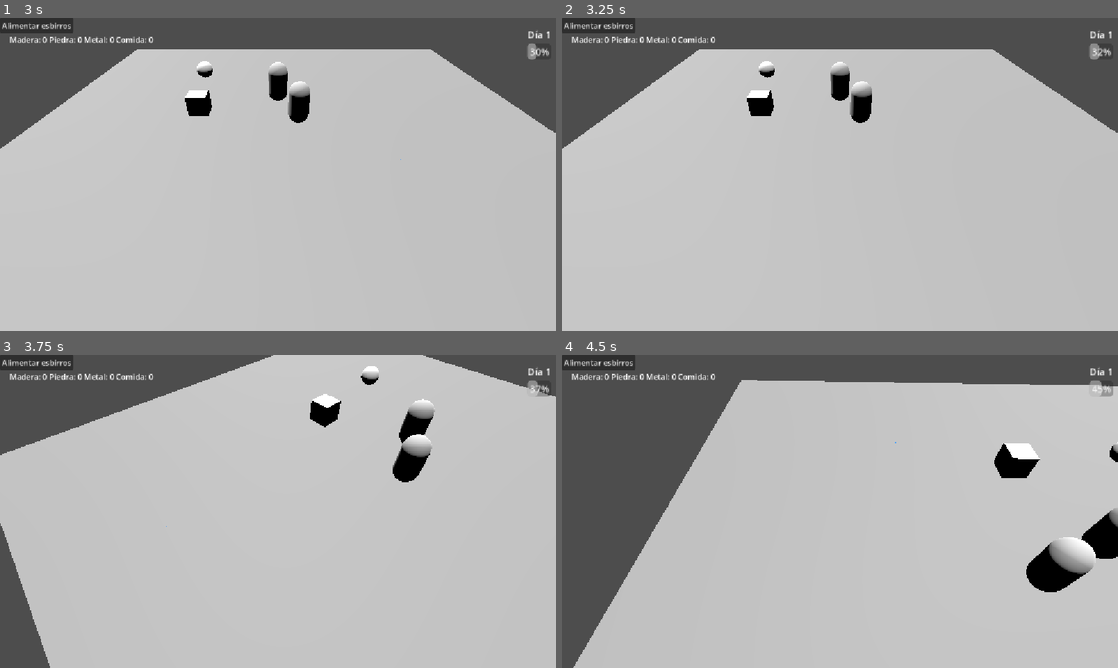
Above: before the commit, frames 1-4 (two rows, left to right).
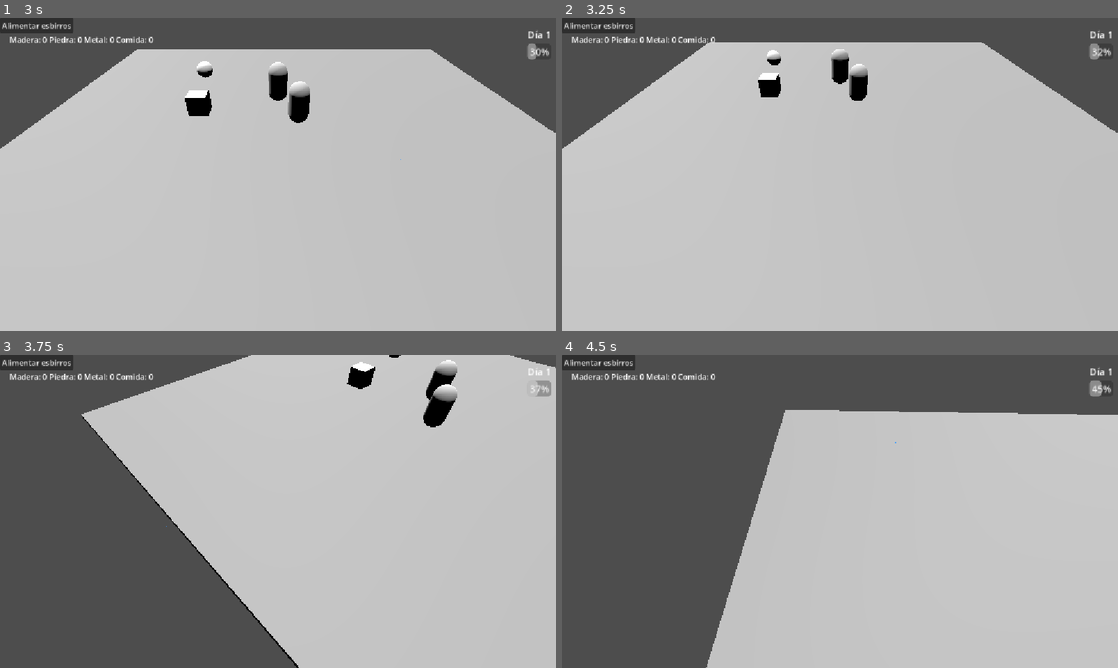
Above: after the commit, the same moments.

Repository: GonzaloDP/Proto-team-2
Game: Godot game, scene res://Escenas/Level.tscn
Two runs of this game, one before a commit and one after it. Both use one fixed random seed, a clock stepped at 60 frames per second and the inputs below.
Inputs (mouse positions are in pixels of both pictures, inside the frame that each line leads up to):
- Up to frame 1 (3 s): click "Alimentar esbirros" at 0.5 s; click "Alimentar esbirros" at 1.25 s; click "Alimentar esbirros" at 2 s; tap Enter at 2.75 s; move the mouse to (400, 158) at 2.77 s; hold Middle mouse button (rotar) from 2.78 s (still down); click (400, 158) at 2.92 s
- Up to frame 2 (3.25 s): keep holding Middle mouse button (rotar); tap S (CamAbajo, bound only after the commit) at 3.05 s
- Up to frame 3 (3.75 s): tap Space at 3.5 s; move the mouse to (166, 527) at 3.52 s; release Middle mouse button (rotar) at 3.53 s; tap S (CamAbajo, bound only after the commit) at 3.6 s; click (166, 527) at 3.67 s
- Up to frame 4 (4.5 s): tap W (CamArriba, bound only after the commit) at 3.8, 4.35 s; move the mouse to (895, 442) at 4.27 s; click (895, 442) at 4.42 s

Frame 1 is identical in both runs. In frame 2, 2.9% of the frame differs, in the area x 24-78%, y 7-34%; in frame 3, 29%, in the area x 0-100%, y 0-100%; in frame 4, 24%.

Commit message:
fix camara

Diff:
--- a/proto-team-2/Scripts/camera_rts.gd
+++ b/proto-team-2/Scripts/camera_rts.gd
@@ -4,6 +4,7 @@
 @onready var zoom_pivot = $CameraRotationX/CameraZoomPivot
 @onready var camara = $CameraRotationX/CameraZoomPivot/Camera3D2
 
+var move_speed = 0.6
 var move_target : Vector3
 var edge_size = 5.0
 var scroll_speed = 20
@@ -22,15 +23,24 @@
 
 
 func _ready() -> void:
+	Input.set_mouse_mode(Input.MOUSE_MODE_CONFINED)
 	move_target = position
 	zoom_target = camara.position.z
 	rotate_target = rotation_degrees.y
 func _process(delta: float) -> void:
+	if Input.is_action_pressed("rotar"):
+		Input.set_mouse_mode(Input.MOUSE_MODE_CAPTURED)
+	if Input.is_action_just_released("rotar"):
+		Input.set_mouse_mode(Input.MOUSE_MODE_CONFINED)
+
+	var input_direction = Input.get_vector("CamIzq","CamDer","CamArriba","CamAbajo")
+	var move_direction = (transform.basis * Vector3(input_direction.x, 0, input_direction.y)).normalized()
 	var mouse_pos = get_viewport().get_mouse_position()
 	var viewport_size = get_viewport().get_visible_rect().size
 	var zoom_dir = (int(Input.is_action_just_released("camara_zoom_out")) -
 					int(Input.is_action_just_released("camara_zoom_in")))
 
+	move_target += move_speed * move_direction
 	#edge scroll
 	var scroll_direction = Vector3.ZERO
 	if mouse_pos.x < edge_size:
--- a/proto-team-2/project.godot
+++ b/proto-team-2/project.godot
@@ -50,7 +50,27 @@
 rotar={
 "deadzone": 0.2,
 "events": [Object(InputEventMouseButton,"resource_local_to_scene":false,"resource_name":"","device":-1,"window_id":0,"a …(253 unchanged characters)…
-, Object(InputEventMouseButton,"resource_local_to_scene":fal …(192 unchanged characters)… ctor2(0, 0),"factor":1.0,"button_index":1,"canceled":false,"pressed":false,"double_click":false,"script":null)
+, Object(InputEventMouseButton,"resource_local_to_scene":fal …(192 unchanged characters)… ctor2(0, 0),"factor":1.0,"button_index":2,"canceled":false,"pressed":false,"double_click":false,"script":null)
+]
+}
+CamAbajo={
+"deadzone": 0.2,
+"events": [Object(InputEventKey,"resource_local_to_scene":false,"resource_name":"","device":-1,"window_id":0,"alt_pressed":false,"shift_pressed":false,"ctrl_pressed":false,"meta_pressed":false,"pressed":false,"keycode":0,"physical_keycode":83,"key_label":0,"unicode":115,"location":0,"echo":false,"script":null)
+]
+}
+CamArriba={
+"deadzone": 0.2,
+"events": [Object(InputEventKey,"resource_local_to_scene":false,"resource_name":"","device":-1,"window_id":0,"alt_pressed":false,"shift_pressed":false,"ctrl_pressed":false,"meta_pressed":false,"pressed":false,"keycode":0,"physical_keycode":87,"key_label":0,"unicode":119,"location":0,"echo":false,"script":null)
+]
+}
+CamIzq={
+"deadzone": 0.2,
+"events": [Object(InputEventKey,"resource_local_to_scene":false,"resource_name":"","device":-1,"window_id":0,"alt_pressed":false,"shift_pressed":false,"ctrl_pressed":false,"meta_pressed":false,"pressed":false,"keycode":0,"physical_keycode":65,"key_label":0,"unicode":97,"location":0,"echo":false,"script":null)
+]
+}
+CamDer={
+"deadzone": 0.2,
+"events": [Object(InputEventKey,"resource_local_to_scene":false,"resource_name":"","device":-1,"window_id":0,"alt_pressed":false,"shift_pressed":false,"ctrl_pressed":false,"meta_pressed":false,"pressed":false,"keycode":0,"physical_keycode":68,"key_label":0,"unicode":100,"location":0,"echo":false,"script":null)
 ]
 }
 
